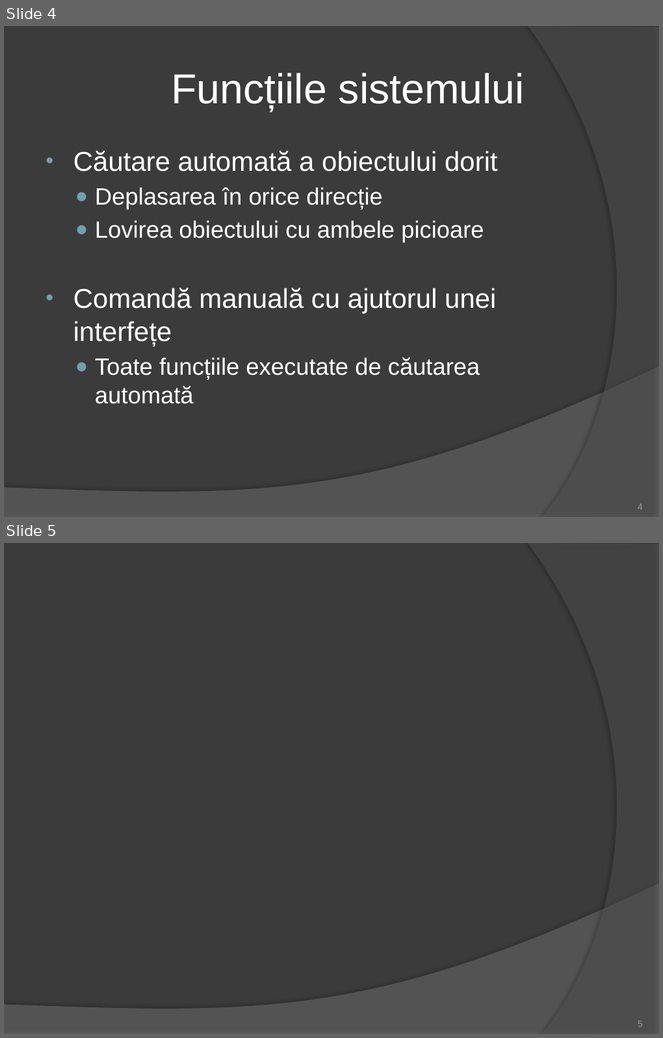
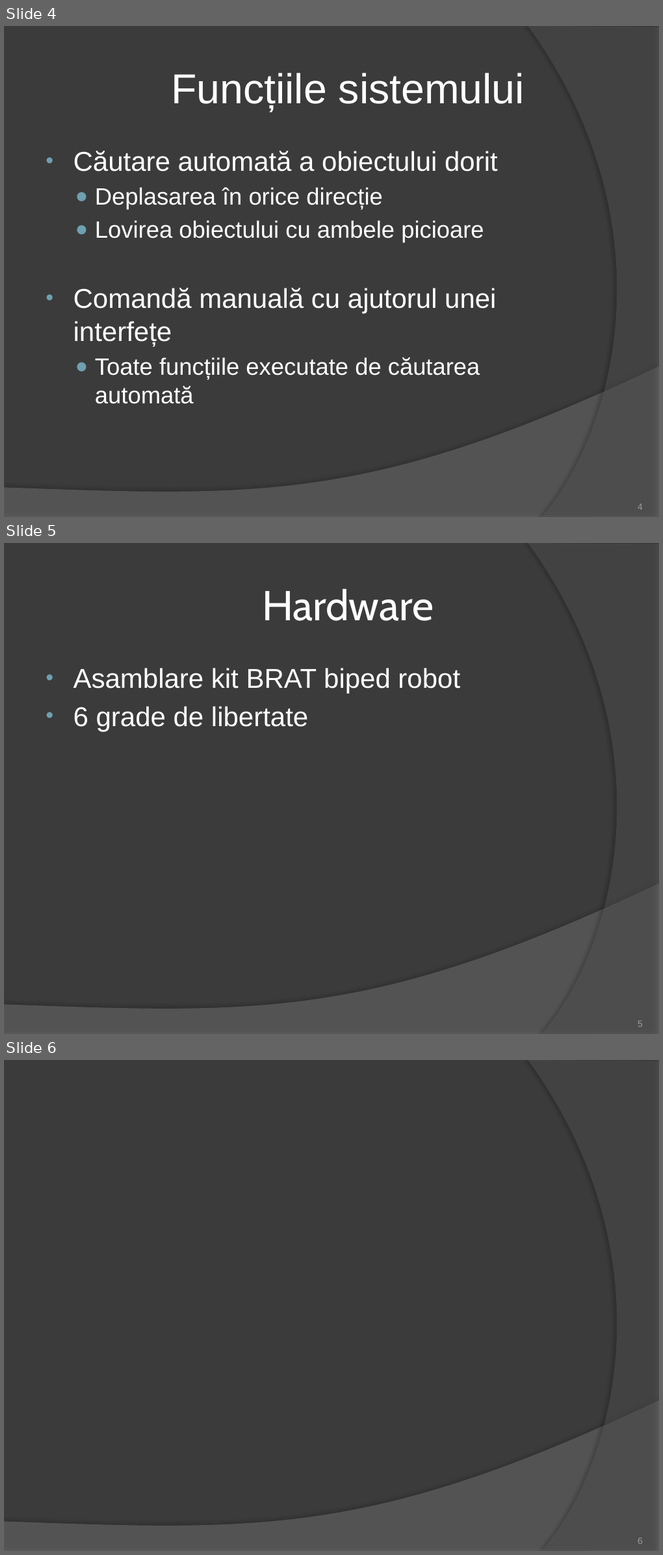
Before and after one commit to BatrinutSilviu/Licenta, a slide deck: ROBOTINHO.pptx. Shown one above the other, each under a label of ours: slides 4 and 5 before the commit, slides 4, 5 and 6 after it. The pictures are 663x1038 and 663x1555 pixels, drawn with LibreOffice and Linux fonts; fonts in the diff are those of the drawing. Boxes give left, top, right and bottom in pixels: in the first picture for what was removed or moved away, otherwise in the second. Text is boxed around its words. In the diff, an @@ line names an element or a change of style, - is before the commit and + after.

```diff
--- a/ROBOTINHO.pptx
+++ b/ROBOTINHO.pptx
@@ slide 5 added at [4,543,659,1034], background #3B3B3B; not listed: 2 template elements that a slide beside it also shows @@
@@ title added at [262,589,434,621], 46 pt, text #FFFFFF @@
+Hardware
@@ text added at [74,668,460,731], 30 pt, text #FFFFFF @@
+• Asamblare kit BRAT biped robot
+• 6 grade de libertate
@@ page number added at [638,1021,643,1027], 10 pt, text #9D9B9A @@
+5
@@ what was slide 5 is now slide 6 @@
```
Also in this commit, not shown: 3 other slides added, 1 slide removed.
